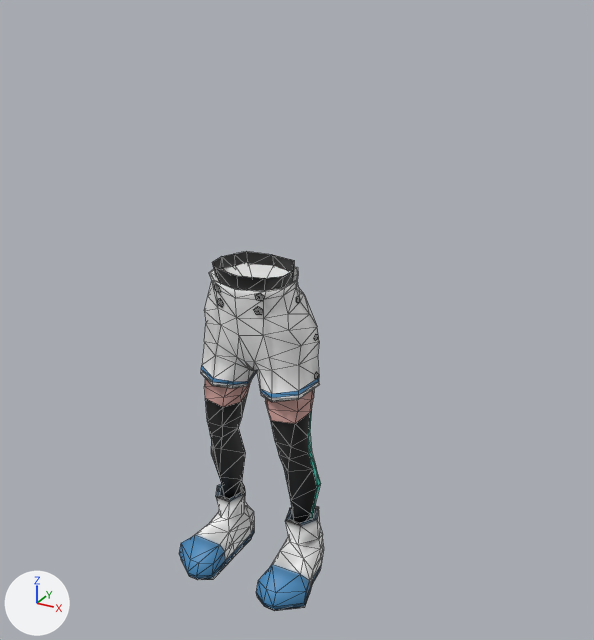
One commit to the glTF model art/Character/clothing/godette.glb: the scene before it, then after it.
Camera for both pictures: a camera (50 mm lens) standing at (1.313, -2.117, 2.063) and looking at (0.092, 0.103, 0.953). Every picture has the same lights, and +X, +Y and +Z are marked at lower left. Mesh edges are drawn as thin lines.

The first picture shows 'godette_boots', 'godette_legs'.
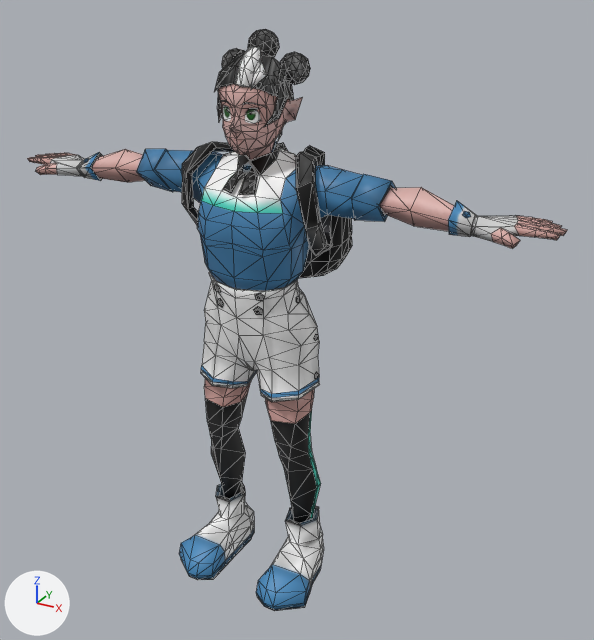
Commit message: Add Godette

Changed parts and their boxes (x1, y1, x2, y2) in the pictures (594 x 640 px):
'godette_shirt', added
    after: (136, 141, 396, 291)
'godette_gloves', added
    after: (27, 149, 567, 248)
    faces in mat_mq_baseskin_001: (27, 149, 567, 248)
    faces in mat_godette_gloves: (50, 152, 519, 242)
'godette_backpack', added
    after: (182, 142, 352, 278)
'godette_hair', added
    after: (214, 29, 310, 141)
    faces in mat_godette_hair (picture img_hair): (214, 29, 310, 141)
    faces in mat_godette_hair_streak (white #ffffff): (235, 47, 267, 89)
'head_01', added
    after: (218, 84, 303, 160)

The change, as a diff of the scene's bpy script:
```diff
--- a/art/Character/clothing/godette.glb.py
+++ b/art/Character/clothing/godette.glb.py
@@ img_mq_face @@
+img_mq_face = load_image('mq_face', '_unpacked/mq_face', 512, 512, 'sRGB')
@@ img_godette_shirt @@
+img_godette_shirt = load_image('godette_shirt', '_unpacked/godette_shirt', 64, 64, 'sRGB')
@@ img_hair @@
+img_hair = load_image('hair', '_unpacked/hair', 64, 64, 'sRGB')
@@ img_godette_gloves @@
+img_godette_gloves = load_image('godette_gloves', '_unpacked/godette_gloves', 64, 64, 'sRGB')
@@ img_godette_backpack @@
+img_godette_backpack = load_image('godette_backpack', '_unpacked/godette_backpack', 32, 32, 'sRGB')
@@ mat_mq_baseface_002 @@
+mat_mq_baseface_002 = bpy.data.materials.new('mq_baseFace.002')
+# uses the picture img_mq_face
@@ mat_godette_shirt @@
+mat_godette_shirt = bpy.data.materials.new('godette_shirt')
+# uses the picture img_godette_shirt
@@ mat_godette_hair @@
+mat_godette_hair = principled_material('godette_hair')
+mat_godette_hair.texture = img_hair
+mat_godette_hair.roughness = 1.0
@@ mat_godette_hair_streak @@
+mat_godette_hair_streak = principled_material('godette_hair_streak')
+mat_godette_hair_streak.base_color = (1.0, 1.0, 1.0)  # white #ffffff
+mat_godette_hair_streak.metallic = 1.0
+mat_godette_hair_streak.roughness = 1.0
@@ mat_godette_gloves @@
+mat_godette_gloves = bpy.data.materials.new('godette_gloves')
+# uses the picture img_godette_gloves
@@ mat_mq_baseskin_001 @@
+mat_mq_baseskin_001 = bpy.data.materials.new('mq_baseSkin.001')
+# uses the picture img_mq_body
@@ mat_gotette_backpack @@
+mat_gotette_backpack = bpy.data.materials.new('gotette_backpack')
+# uses the picture img_godette_backpack
@@ me_geom_03dc3f05_008 @@
+me_geom_03dc3f05_008.from_pydata(...)  # 117 vertices, 230 faces; spans x -0.141..0.141, y -0.124..0.131, z 1.487..1.795
+me_geom_03dc3f05_008.materials.append(mat_mq_baseface_002)
@@ me_geom_03dc3f05_002 @@
+me_geom_03dc3f05_002.from_pydata(...)  # 191 vertices, 368 faces; spans x -0.439..0.439, y -0.137..0.143, z 1.107..1.558
+me_geom_03dc3f05_002.materials.append(mat_godette_shirt)
@@ me_icosphere @@
+me_icosphere.from_pydata(...)  # 250 vertices, 452 faces; spans x -0.145..0.145, y -0.102..0.152, z 1.545..1.874
+# faces by material slot: [412, 40]
+me_icosphere.materials.append(mat_godette_hair)  # picture img_hair
+me_icosphere.materials.append(mat_godette_hair_streak)  # white #ffffff
@@ me_geom_03dc3f05_003 @@
+me_geom_03dc3f05_003.from_pydata(...)  # 236 vertices, 444 faces; spans x -0.94..0.94, y -0.09..0.09, z 1.36..1.48
+# faces by material slot: [298, 146]
+me_geom_03dc3f05_003.materials.append(mat_mq_baseskin_001)
+me_geom_03dc3f05_003.materials.append(mat_godette_gloves)
@@ me_plane @@
+me_plane.from_pydata(...)  # 218 vertices, 432 faces; spans x -0.248..0.248, y -0.084..0.315, z 1.072..1.542
+me_plane.materials.append(mat_gotette_backpack)
@@ ob_head_01 @@
+ob_head_01 = bpy.data.objects.new('head_01', me_geom_03dc3f05_008)
+ob_head_01.location = (0.0, 0.0, 0.0)
@@ ob_godette_shirt @@
+ob_godette_shirt = bpy.data.objects.new('godette_shirt', me_geom_03dc3f05_002)
+ob_godette_shirt.location = (0.0, 0.0, 0.0)
@@ ob_godette_hair @@
+ob_godette_hair = bpy.data.objects.new('godette_hair', me_icosphere)
+ob_godette_hair.location = (0.0, 0.0, 0.0)
@@ ob_godette_gloves @@
+ob_godette_gloves = bpy.data.objects.new('godette_gloves', me_geom_03dc3f05_003)
+ob_godette_gloves.location = (0.0, 0.0, 0.0)
@@ ob_godette_backpack @@
+ob_godette_backpack = bpy.data.objects.new('godette_backpack', me_plane)
+ob_godette_backpack.location = (0.0, 0.0, 0.0)
```
